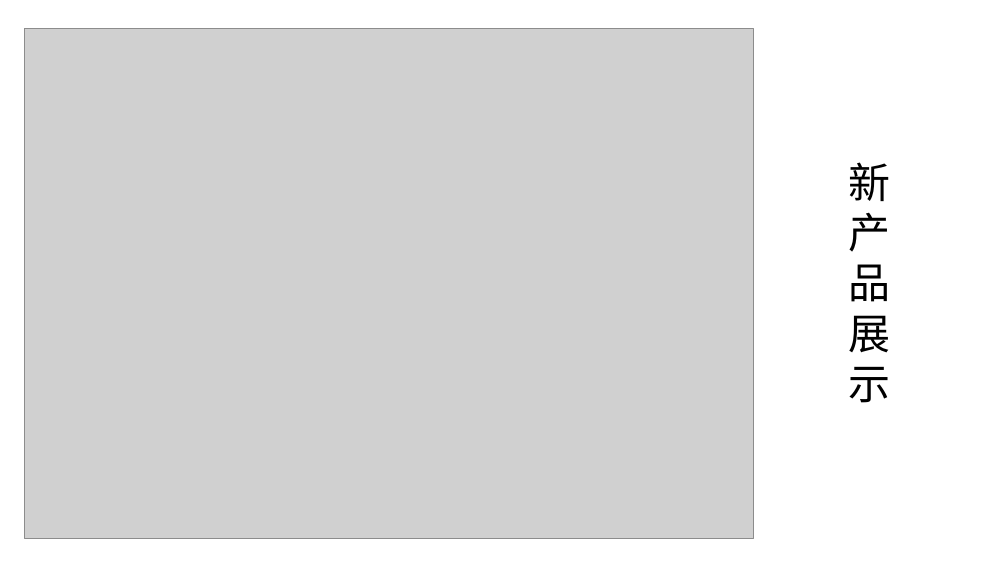
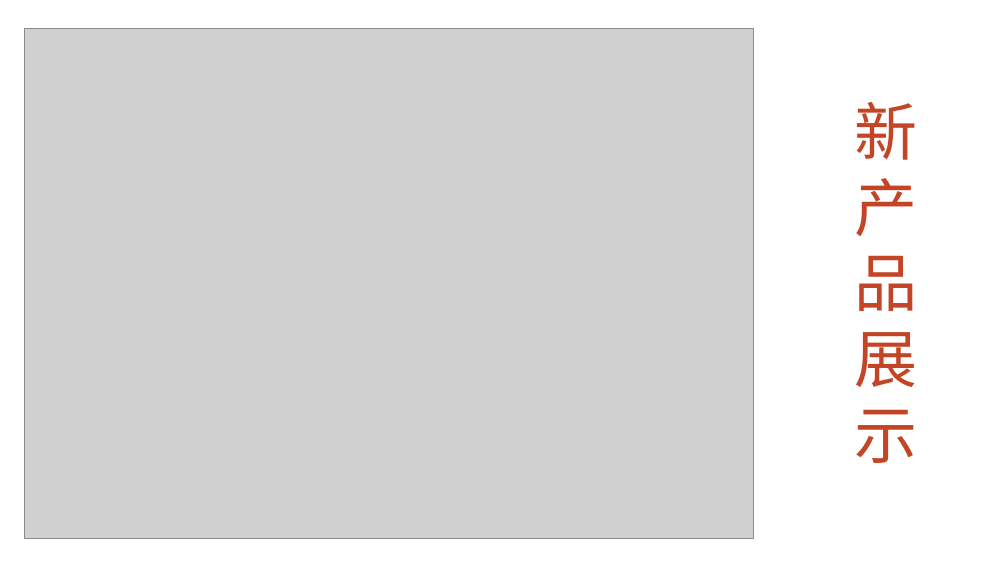
Before and after one commit to natee/awesome-ppt, a slide deck: slide 3 of templates/awesome-ppt-template.pptx (slide 2 before the commit). Drawn at 1008x567 pixels with LibreOffice and Linux fonts; fonts in the diff are those of the drawing; grey boxes stand for pictures. Boxes give left, top, right and bottom in pixels: in the first picture for what was removed or moved away, otherwise in the second. Text is boxed around its words. In the diff, an @@ line names an element or a change of style, - is before the commit and + after.

```diff
--- a/templates/awesome-ppt-template.pptx
+++ b/templates/awesome-ppt-template.pptx
@@ text "新产品展示": place and size @@
-text "新产品展示" at (848,162,890,403)
+text "新产品展示" at (854,102,917,463)
@@ text "新产品展示" at (854,102,917,463): size 40 to 60 pt, text colour #000000 to #C44525 @@
```
Also in this commit, not shown: 3 slides added, 38 other files.
